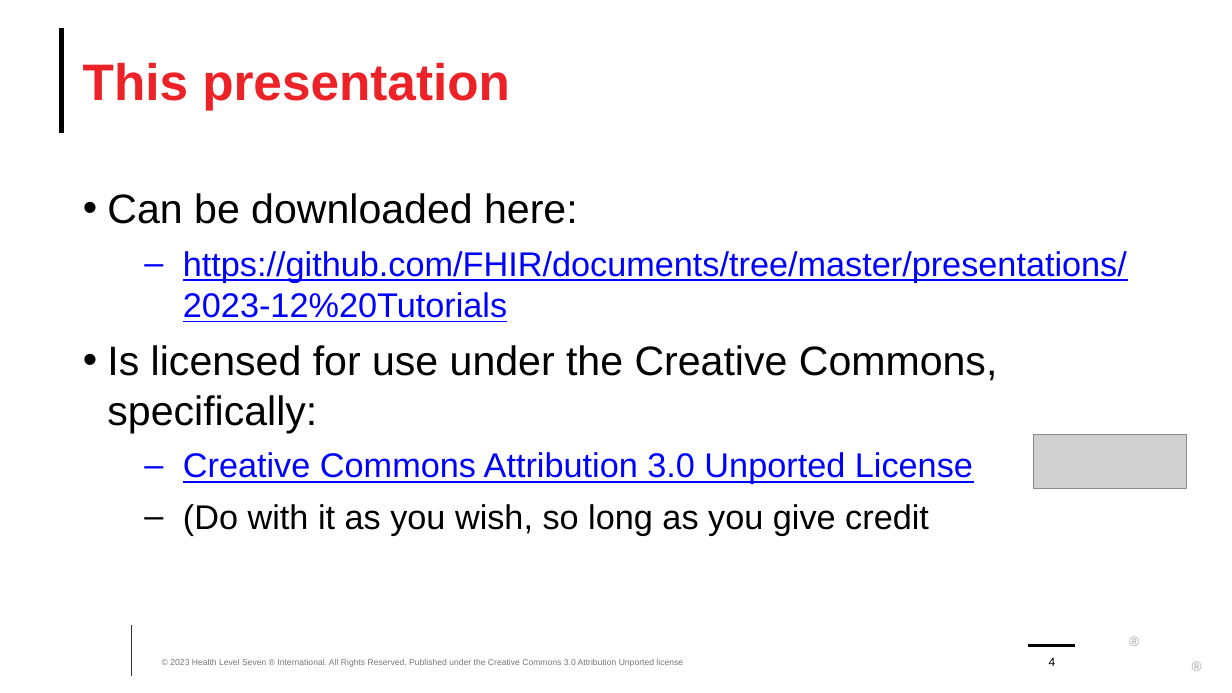
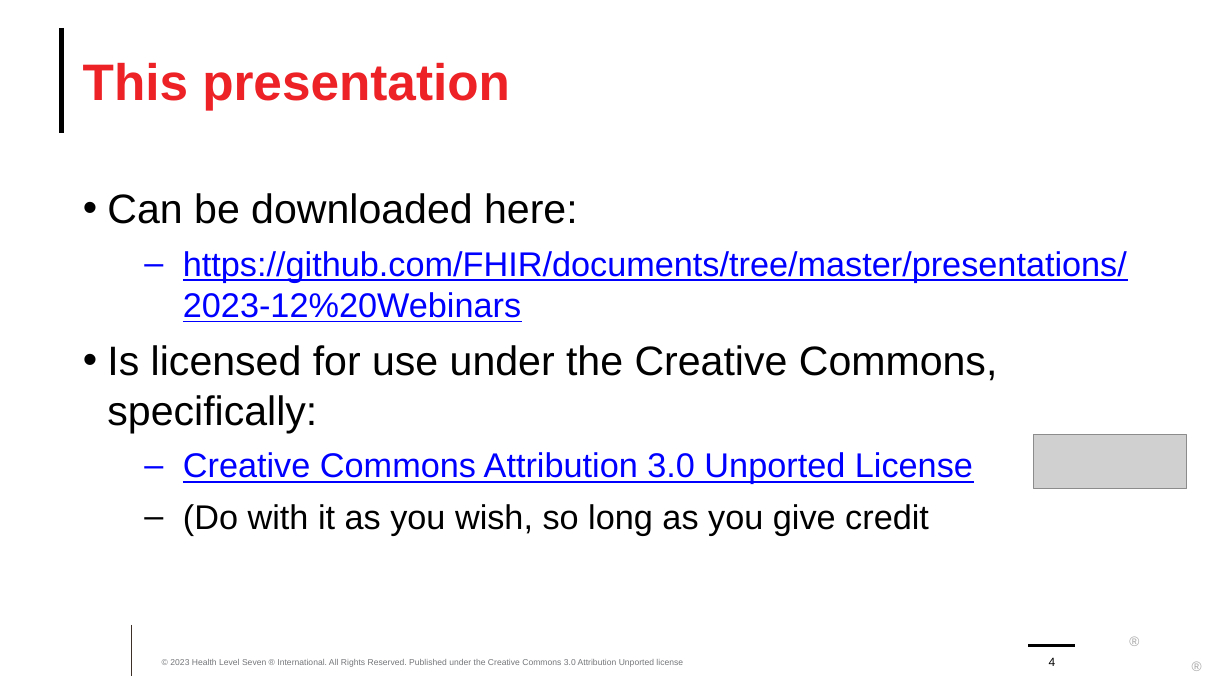
Before and after one commit to FHIR/documents, a slide deck: slide 4 of presentations/2023-12 Webinars/2023-12 Referrals and Orders.pptx. Drawn at 1232x693 pixels with LibreOffice and Linux fonts; fonts in the diff are those of the drawing; grey boxes stand for pictures; background and template pictures are left out. Boxes give left, top, right and bottom in pixels: in the first picture for what was removed or moved away, otherwise in the second. Text is boxed around its words. In the diff, an @@ line names an element or a change of style, - is before the commit and + after.

Commit message:
Deck updates

```diff
--- a/presentations/2023-12 Webinars/2023-12 Referrals and Orders.pptx
+++ b/presentations/2023-12 Webinars/2023-12 Referrals and Orders.pptx
@@ text at box(183, 251, 1127, 322): text changed @@
-  – https://github.com/FHIR/documents/tree/master/presentations/2023-12%20Tutorials
+  – https://github.com/FHIR/documents/tree/master/presentations/2023-12%20Webinars
```
Also in this commit, not shown: 1 other slide changed, 2 slides added.
